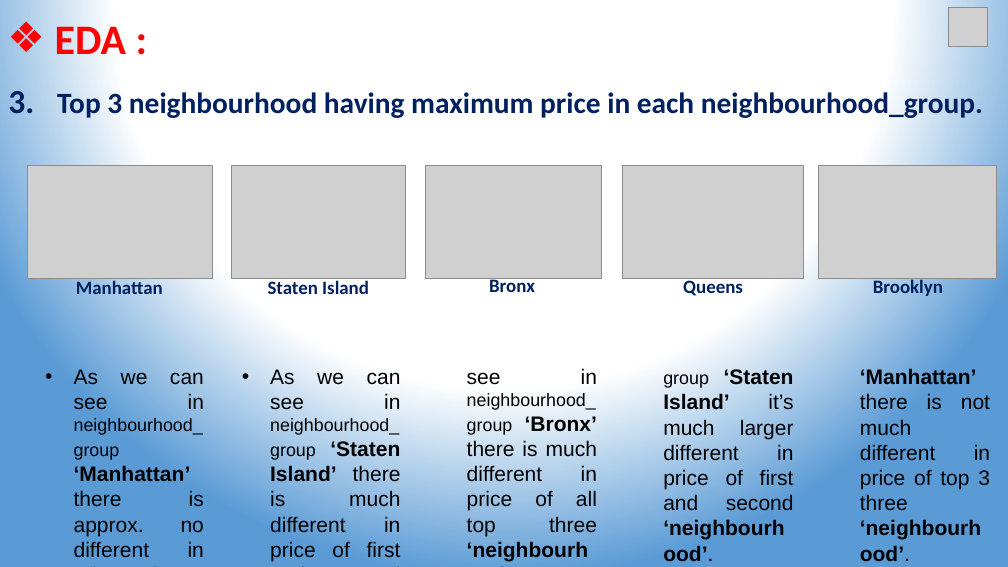
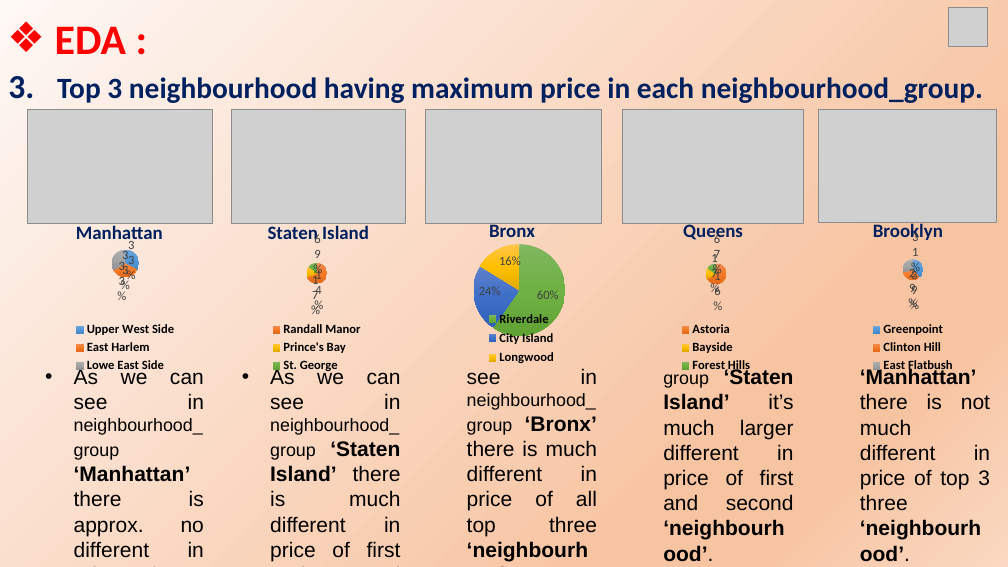
Before and after one commit to bhavikk001/airbnb-eda, a slide deck: slide 19 of Project Presentation.pptx. Drawn at 1008x567 pixels with LibreOffice and Linux fonts; fonts in the diff are those of the drawing; grey boxes stand for pictures. Boxes give left, top, right and bottom in pixels: in the first picture for what was removed or moved away, otherwise in the second. Text is boxed around its words. In the diff, an @@ line names an element or a change of style, - is before the commit and + after.

```diff
--- a/Project Presentation.pptx
+++ b/Project Presentation.pptx
@@ background gradient #FFFFFF to #5B9BD5 to gradient #FEF8F5 to #F7C5A2 to #FAD8C1 @@
@@ text "3. Top 3 neighbourhood having ..." rewrapped from (8, 88, 983, 120) to (8, 76, 983, 103) @@
@@ 5 pictures, 5 texts: place and size @@
-5 pictures, 5 texts at (27, 166, 997, 299)
+5 pictures, 5 texts at (27, 110, 997, 244)
@@ group added at (51, 227, 988, 376): 5 pie charts @@
+categories: Upper West Side, East Harlem, Lowe East Side
+Series 1: 33, 33, 33
+categories: Randall Manor, Prince's Bay, St. George
+Series 1: 69, 17, 14
+categories: Riverdale, City Island, Longwood
+Series 1: 60, 24, 16
+categories: Astoria, Bayside, Forest Hills
+Series 1: 67, 17, 16
+categories: Greenpoint, Clinton Hill, East Flatbush
+Series 1: 39, 31, 29
```
Also in this commit, not shown: 26 other slides changed, 1 slide added.
